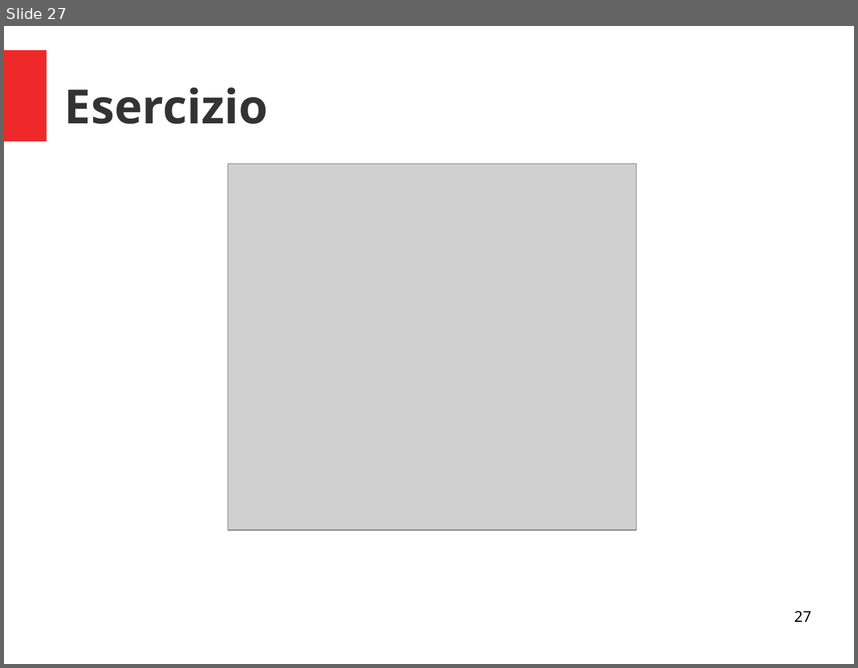
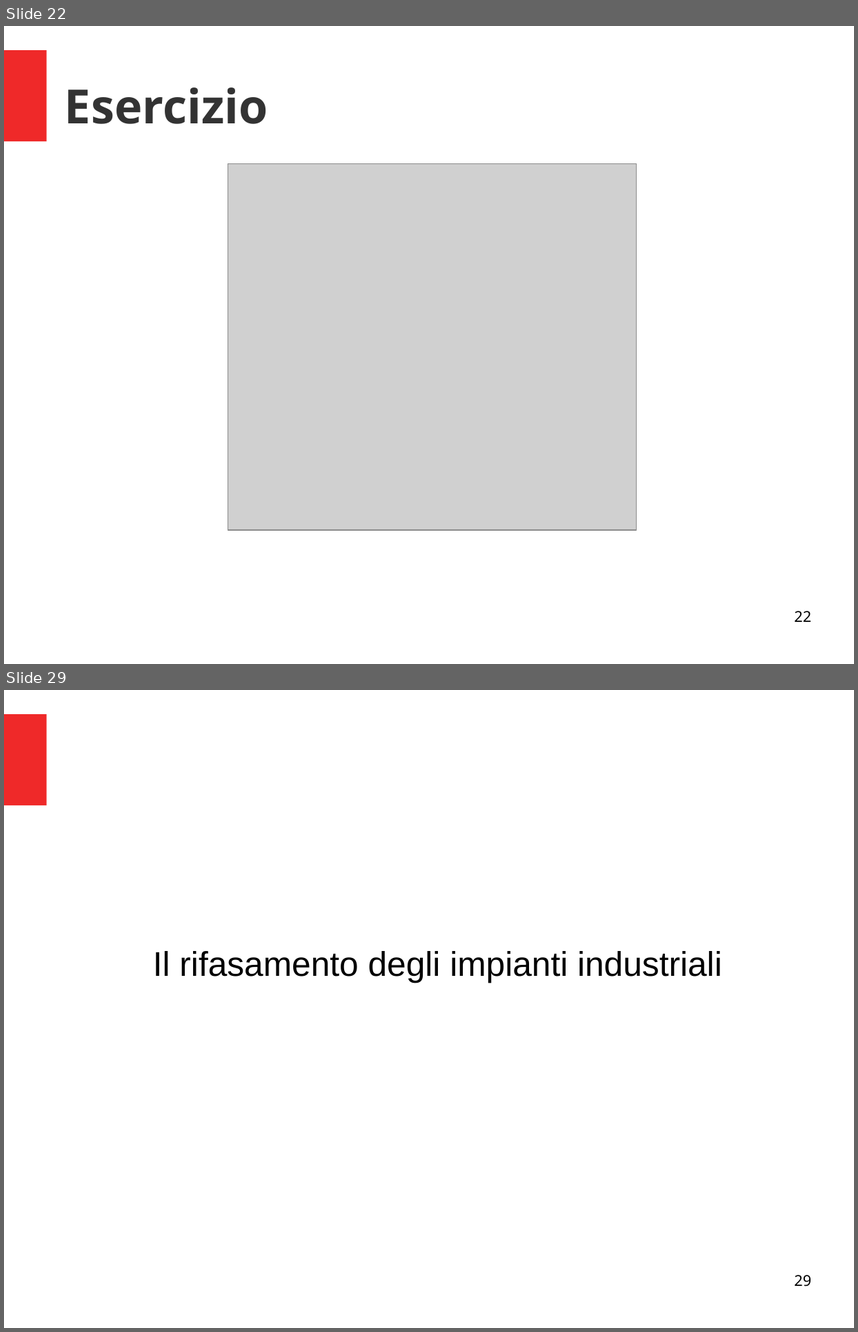
Before and after one commit to fuserale/Baronio, a slide deck: Anno 2019_2020/4A TL/2. La corrente alternata/2. La corrente alternata.odp. Shown one above the other, each under a label of ours: slide 27 before the commit, slides 22 and 29 after it; the slides between them are not shown. The pictures are 858x668 and 858x1332 pixels, drawn with LibreOffice and Linux fonts; fonts in the diff are those of the drawing; grey boxes stand for pictures. Boxes give left, top, right and bottom in pixels: in the first picture for what was removed or moved away, otherwise in the second. Text is boxed around its words. In the diff, an @@ line names an element or a change of style, - is before the commit and + after.

```diff
--- a/Anno 2019_2020/4A TL/2. La corrente alternata/2. La corrente alternata.odp
+++ b/Anno 2019_2020/4A TL/2. La corrente alternata/2. La corrente alternata.odp
@@ slide 29 added at <box>4,690,854,1328</box>, background #FFFFFF; not listed: 1 template element that a slide beside it also shows @@
@@ subtitle added at <box>153,951,722,982</box>, 32 pt, text #000000 @@
+Il rifasamento degli impianti industriali
@@ page number added at <box>794,1274,811,1286</box>, 14 pt, text #000000 @@
+29
@@ what was slide 27 is now slide 22 @@
@@ page number at <box>794,610,811,621</box>: text changed @@
-27
+22
```
Also in this commit, not shown: 16 other slides added, 7 slides removed, 14 other files.
